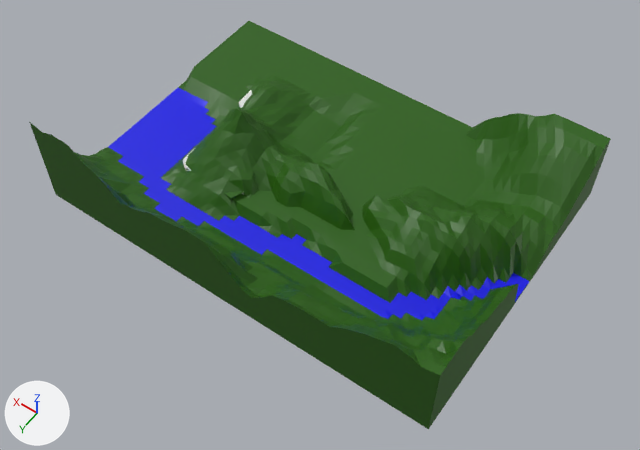
What one commit did to the Blender file Object Files/Scene_Building.blend.
Both versions are drawn from a 50 mm camera at (-5.96, 7.83, 10.4) aimed at (-1.29, 1.29, 0.12). Lighting does not change. The marker at lower left points along +X, +Y and +Z.

The first picture shows 'Tunnel'.
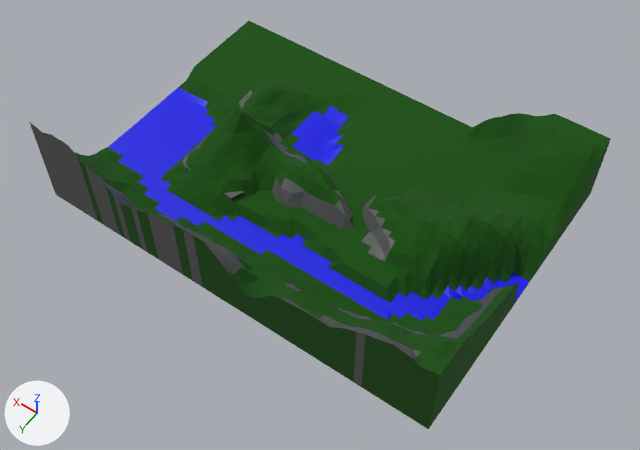
Where the change shows, as pixel boxes [x1, y1, x2, y2] in the pictures (640 x 450 px; the box of a moved part takes in the faces that stretch with it):
'Tunnel', surface changed, reshaped: [29, 21, 611, 429] in both
part 1 of me_cube_002, moved or reshaped: [186, 99, 248, 215] in both
part 2 of me_cube_002, built on: [362, 296, 487, 337] in both
part 3 of me_cube_002, recoloured (green to blue): [291, 105, 349, 165] in both
part 4 of me_cube_002, recoloured: [224, 191, 245, 199] in both
part 5 of me_cube_002, recoloured (green to black): [29, 122, 503, 387] in both
part 6 of me_cube_002, recoloured: [183, 90, 252, 171] in both

What changed in the scene script:
```text
Change mat_grass:
    remove # nodes: BsdfPrincipled, OutputMaterial
    remove # colours: dark green #265f00
    nodes: BsdfPrincipled, OutputMaterial, TexNoise, ValToRGB
    colours: dark green #115100, dark green #1e5616
Add mat_stone:
    mat_stone = bpy.data.materials.new('Stone')
    # nodes: BsdfPrincipled, OutputMaterial, TexNoise, ValToRGB
    # colours: dark grey #5c5c5c, dark grey #646464
Change me_cube_002:
    used by ob_tunnel; location = (0.0, 0.0, 0.0)
    remove me_cube_002.from_pydata(...)  # 3653 vertices, 3641 faces; spans x -4.23..2.45, y -1.75..3.04, z -0.09..1.52
    add me_cube_002.from_pydata(...)  # 3653 vertices, 3650 faces; spans x -4.23..2.45, y -1.75..3.04, z -0.09..1.52
    me_cube_002 part 1
    4 vertices are removed from x 0.05..0.87, y 0.61..1.7, z 0.1..0.11
    24 faces are deleted
    17 vertices in x -0.03..1.23, y 0.04..1.63, z 0.11 move by (0.0, 0.0, 0.01)
    4 vertices move from x 0.04..1.33, y -0.29..1.65, z 0.08..0.12 to x 0.05..1.33, y -0.29..1.7, z 0.12
    4 vertices are added at (0.05, 1.7, 0.12), (0.66, 0.61, 0.12), (0.05, 1.69, 0.12), (1.01, 1.61, 0.12)
    8 new faces join them, mat_grass
    16 new faces join them, mat_stone
    me_cube_002 part 2
    9 faces are deleted
    9 new faces join them, mat_stone
    8 new faces join them, mat_grass
    1 new face joins them, mat_water (blue #0204e7)
    me_cube_002 part 3: 18 faces spanning x -0.68..0.23, y -0.89..0.19, z -0.04..0.12 switch from mat_grass (dark green #265f00) to mat_water (blue #0204e7)
    me_cube_002 part 4: 8 faces spanning x -0.04..0.89, y 1.4..1.7, z 0.1..0.2 switch from mat_grass (dark green #265f00) to mat_stone
    me_cube_002 part 5: 239 faces spanning x -4.1..2.45, y 0.19..3.04, z -0.08..1.52 switch from mat_grass (dark green #265f00) to mat_stone
    me_cube_002 part 6: 92 faces spanning x -0.03..1.25, y -0.3..1.69, z 0.1..0.2 switch from mat_tunnel (white #e7e7e7) to mat_stone
```
